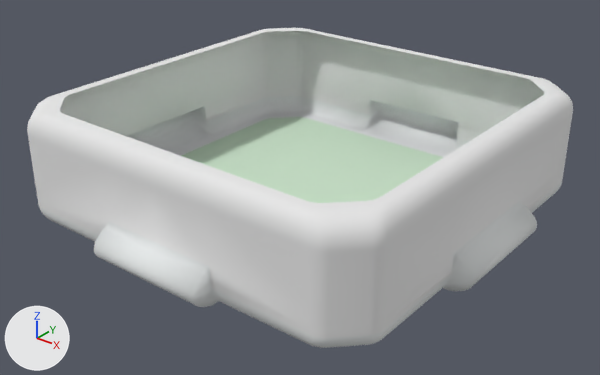
The Blender file Assets/Models/Arena2.blend, before and after one commit.
Both versions are drawn from a 50 mm camera at (105.4, -134.1, 85.3) aimed at (1.3, -3.9, 4.6). Lighting does not change. The marker at lower left points along +X, +Y and +Z.
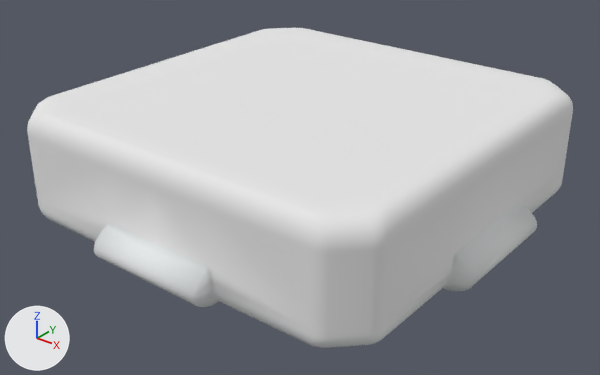
The edits, one by one:
me_cube has 327 vertices, 267 faces and spans x 0.0..49.5, y 0.0..49.5, z 0.0..25.0.
me_cube is used by ob_cube; location (0.0, 0.0, 0.0).
Verts and faces of me_cube; kept vertices keep their numbers, new ones are numbered from 327.
Before the commit, vertices of me_cube: 147 (40.0, 0.0, 25.0) at pixel (473, 139), 148 (0.0, 40.0, 25.0) at pixel (405, 52), 149 (34.1, 38.9, 25.0) at pixel (532, 81), 150 (31.5, 40.0, 25.0) at pixel (523, 77), 151 (33.5, 39.3, 25.0) at pixel (530, 80).
Before the commit, vertices of me_cube: 152 (32.9, 39.7, 25.0) at pixel (528, 79), 153 (32.2, 39.9, 25.0) at pixel (526, 78), 154 (40.0, 31.5, 25.0) at pixel (543, 95), 155 (38.9, 34.1, 25.0) at pixel (543, 91), 156 (39.9, 32.2, 25.0) at pixel (544, 94).
Before the commit, vertices of me_cube: 157 (39.7, 32.9, 25.0) at pixel (544, 93), 158 (39.3, 33.5, 25.0) at pixel (544, 92), 233 (13.6, 40.0, 25.0) at pixel (454, 62), 253 (40.0, 13.6, 25.0) at pixel (505, 118).
Part 1, on me_cube:
New vertex 327 is at (0.0, 0.0, 25.0), pixel (306, 94).
New faces: (147, 327, 148, 233, 150, 153, 152, 151, 149, 155, 158, 157, 156, 154, 253) (mat_glass (white #e7e7e7)).

Pixel boxes [x1, y1, x2, y2] of what changed, in the pictures (600 x 375 px):
part 1 of me_cube, added: after [60, 31, 544, 203]
